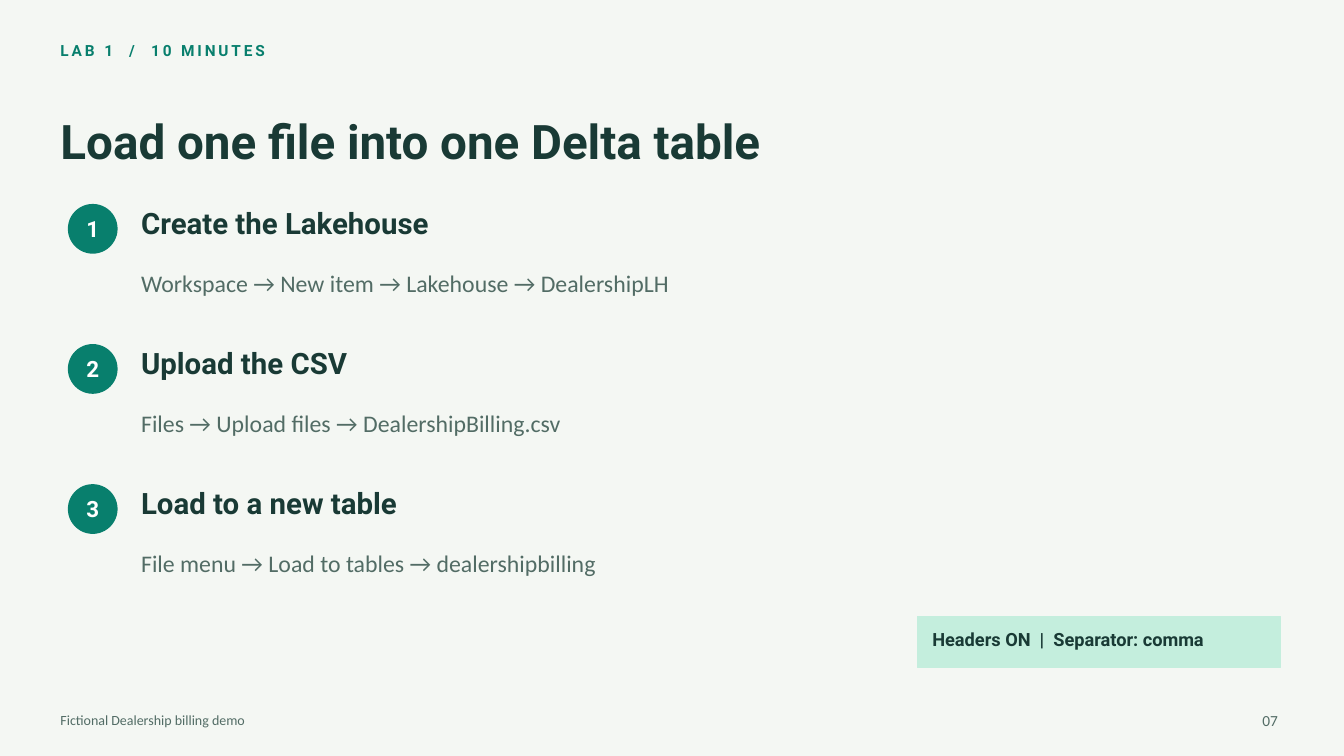
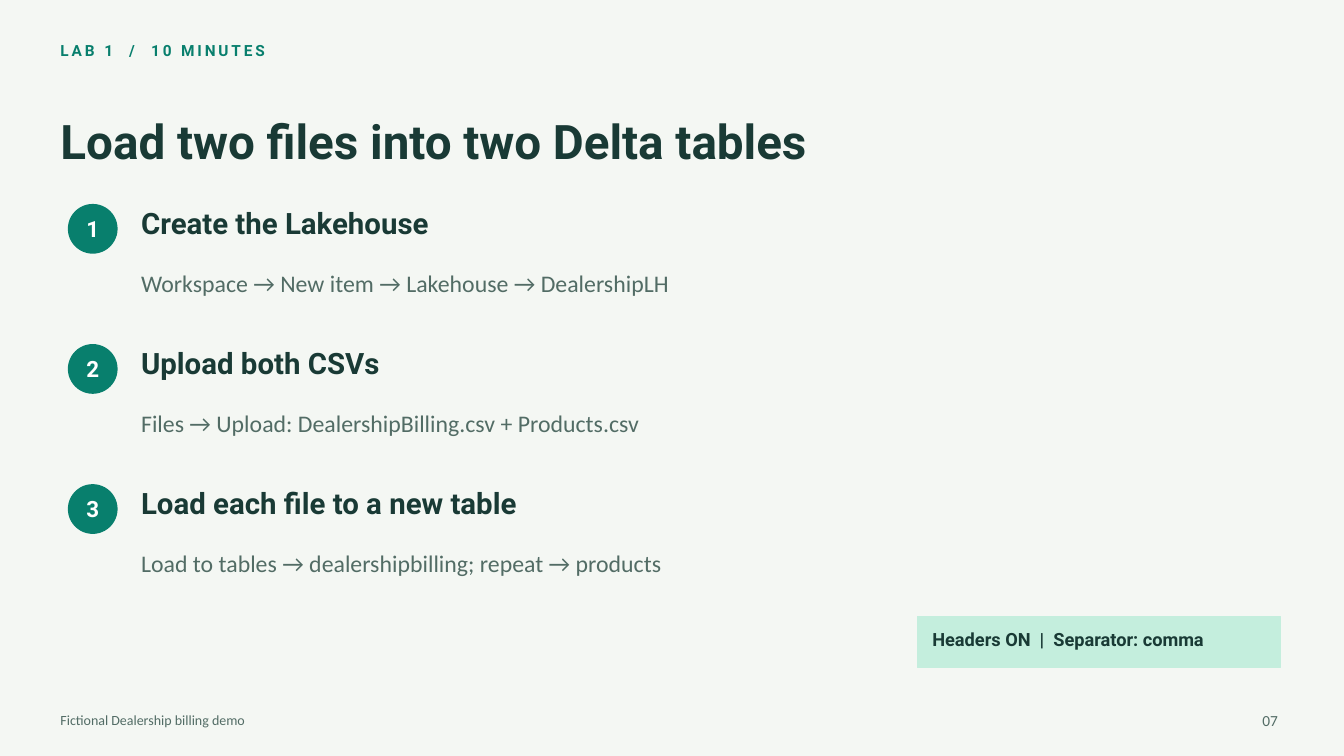
Before and after one commit to krepko7/FabricDataAgents1, a slide deck: slide 7 of workshop-express/Workshop-Express.pptx. Drawn at 1344x756 pixels with LibreOffice and Linux fonts; fonts in the diff are those of the drawing. Boxes give left, top, right and bottom in pixels: in the first picture for what was removed or moved away, otherwise in the second. Text is boxed around its words. In the diff, an @@ line names an element or a change of style, - is before the commit and + after.

```diff
--- a/workshop-express/Workshop-Express.pptx
+++ b/workshop-express/Workshop-Express.pptx
@@ text at box(60, 123, 806, 160): text changed @@
-Load one file into one Delta table
+Load two files into two Delta tables
@@ text at box(141, 352, 380, 380): text changed @@
-Upload the CSV
+Upload both CSVs
@@ text at box(141, 415, 639, 436): text changed @@
-Files → Upload files → DealershipBilling.csv
+Files → Upload: DealershipBilling.csv + Products.csv
@@ text at box(141, 491, 517, 515): text changed @@
-Load to a new table
+Load each file to a new table
@@ text at box(141, 555, 661, 576): text changed @@
-File menu → Load to tables → dealershipbilling
+Load to tables → dealershipbilling; repeat → products
```
Also in this commit, not shown: 7 other slides changed, 1 slide added, 1 slide removed, 7 other files.
